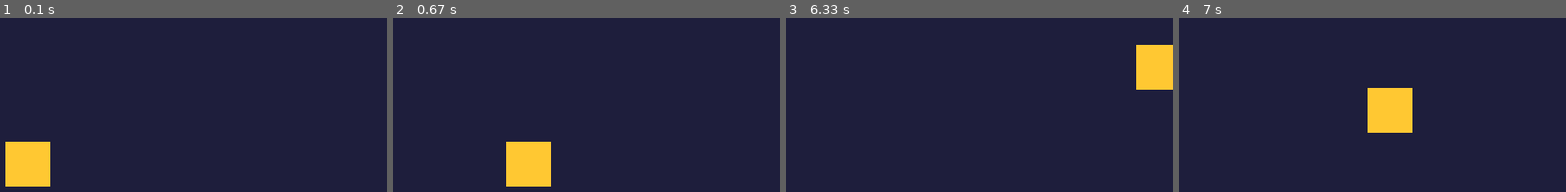
Above: before the commit, frames 1-4 (left to right).
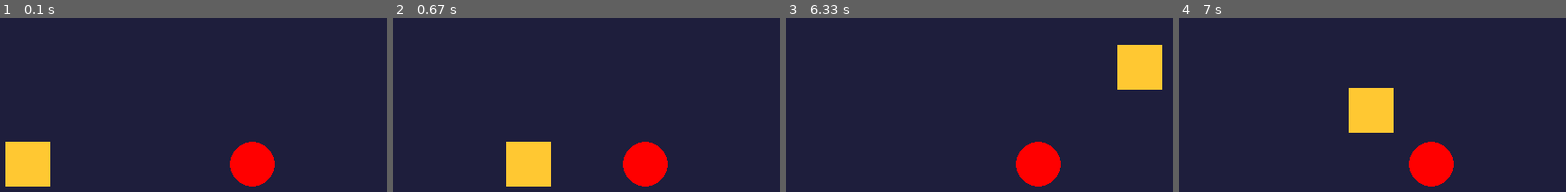
Above: after the commit, the same moments.

Repository: wooper15/pygame-lesson1-wooper15
Game: pygame game, started from main.py
The game is run twice, just before and just after one commit, with the same random seed, the same clock (stepped at 60 frames per second) and the same inputs.
Inputs:
- Up to frame 1 (0.1 s): no input
- Up to frame 2 (0.67 s): hold Right from 0.33 s (still down)
- Up to frame 3 (6.33 s): release Right at 0.8 s; hold Up 0.83-1.13 s; hold Right 1.17-1.63 s; hold Left 1.67-2.2 s; hold Down 2.23-2.53 s; hold Left 2.57-2.97 s; hold Up 3-3.37 s; hold Right 3.4-4.03 s; hold Down 4.07-4.43 s; hold Left 4.47-4.93 s; hold Right 4.97-5.43 s; hold Up 5.47-5.77 s; hold Right 5.8-6.27 s; hold Left from 6.3 s (still down)
- Up to frame 4 (7 s): release Left at 6.83 s; hold Down from 6.87 s (still down)

The runs differ from the first frame. In frame 1, 2.3% of the frame differs, in the area x 59-71%, y 71-97%; in frame 2, 2.3%; in frame 3, 4.3%; in frame 4, 4.8%, in the area x 43-71%, y 40-97%.

Commit message:
added boundry for the square and a circle shaped target

Diff:
--- a/main.py
+++ b/main.py
@@ -14,6 +14,10 @@
 
 x = 375
 y = 275
+
+TARGET_RADIUS = 25
+target_x = 650
+target_y = 300
 
 
 async def main():
@@ -43,8 +47,19 @@
         if keys[pygame.K_DOWN]:
             y += SPEED
 
+        # Subtract PLAYER_SIZE so the whole square stays inside the window.
+        x = max(0, min(x, WIDTH - PLAYER_SIZE))
+        y = max(0, min(y, HEIGHT - PLAYER_SIZE))
+
         # DRAW
         screen.fill((30, 30, 60))
+
+        pygame.draw.circle(
+            screen,
+            (255, 0, 0),
+            (target_x, target_y),
+            TARGET_RADIUS
+        )
 
         pygame.draw.rect(
             screen,
